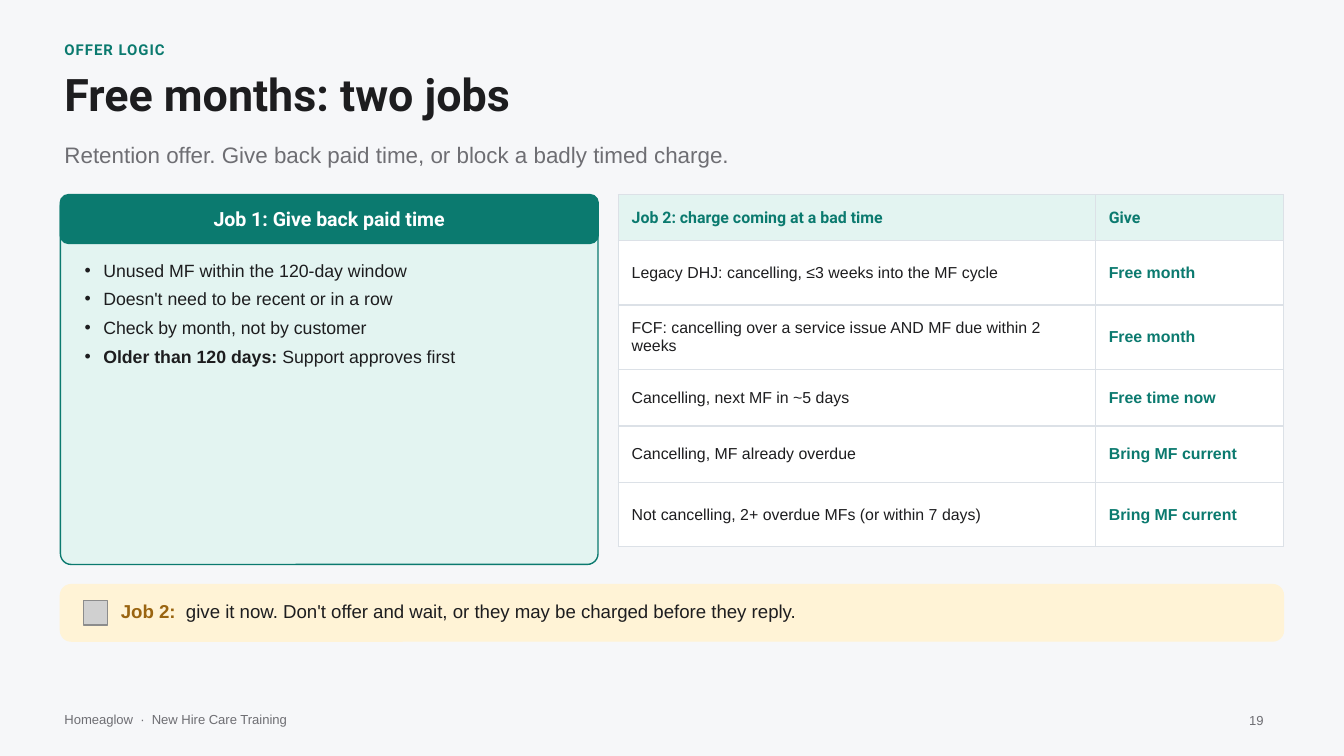
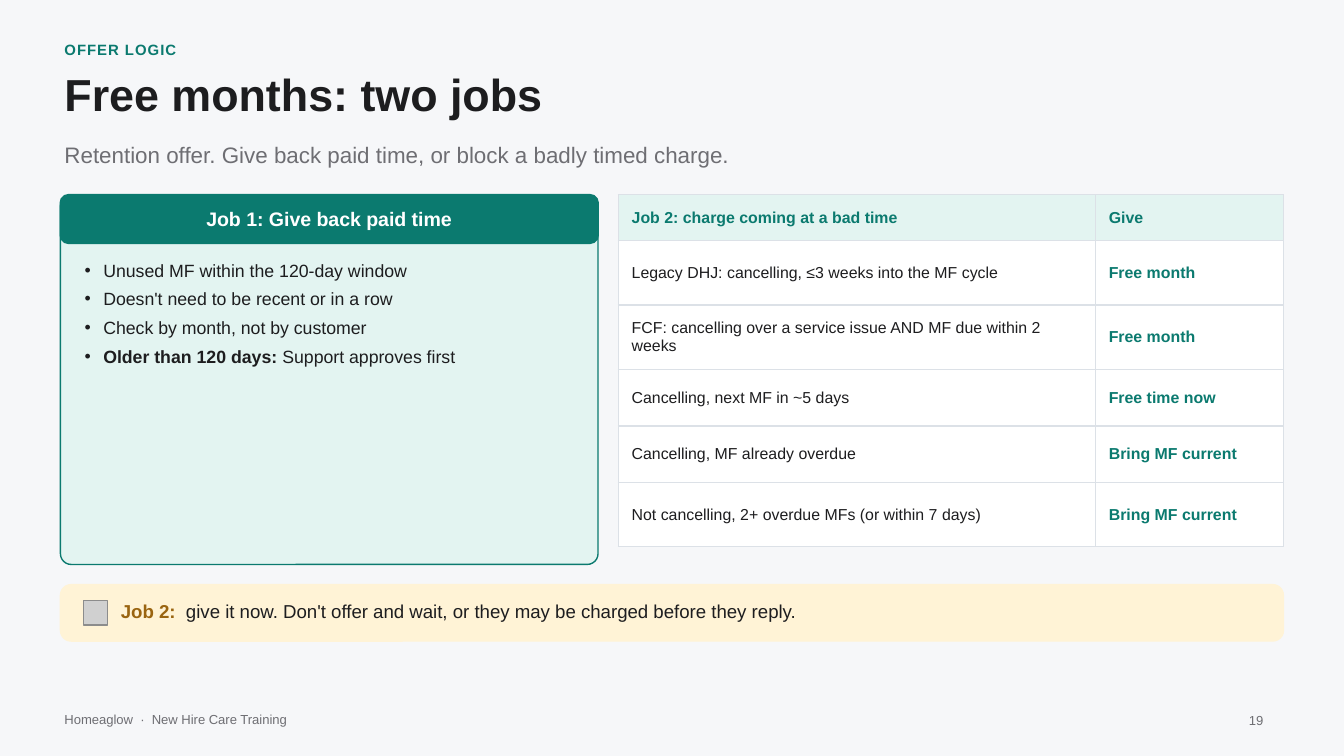
Before and after one commit to anjulimichelle/training, a slide deck: slide 19 of retention-membership-cancellation/retention-membership-cancellation.pptx. Drawn at 1344x756 pixels with LibreOffice and Linux fonts; fonts in the diff are those of the drawing; grey boxes stand for pictures. Boxes give left, top, right and bottom in pixels: in the first picture for what was removed or moved away, otherwise in the second. Text is boxed around its words. In the diff, an @@ line names an element or a change of style, - is before the commit and + after.

```diff
--- a/retention-membership-cancellation/retention-membership-cancellation.pptx
+++ b/retention-membership-cancellation/retention-membership-cancellation.pptx
@@ font Roboto to Arial in 3 elements at <box>64,44,176,55</box>, <box>64,78,542,120</box>, <box>60,195,598,243</box> @@
@@ table at <box>618,195,1284,636</box> @@
@@ font Roboto to Arial in "Job 2: charge coming at a bad ...", "Give" @@
```
Also in this commit, not shown: 78 other slides changed, 1 slide added, 1 slide removed, 3 other files.
